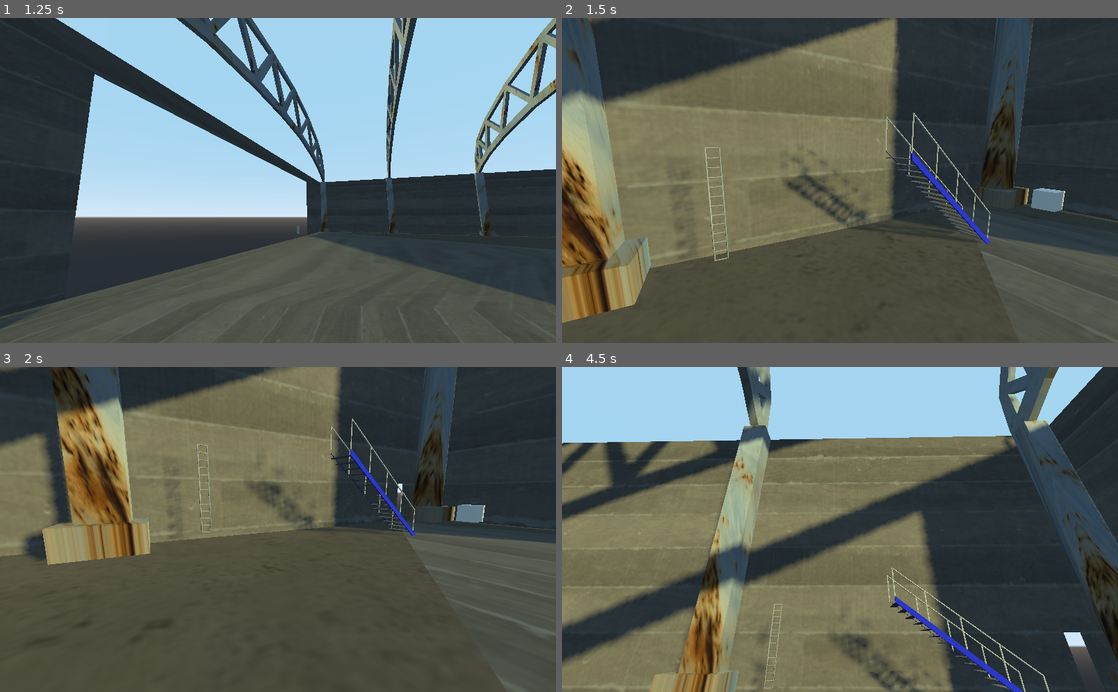
Above: before the commit, frames 1-4 (two rows, left to right).
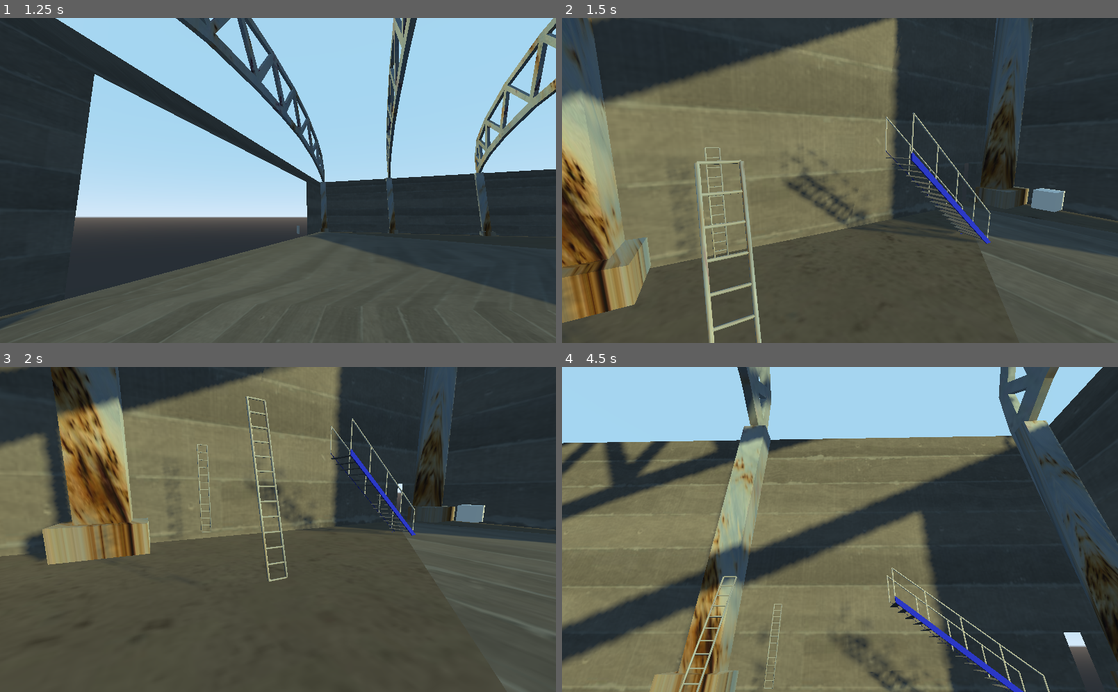
Above: after the commit, the same moments.

Repository: 00steve/Mesa
Game: Godot game, scene res://Mesa.tscn
Two runs of this game, one before a commit and one after it. Both use one fixed random seed, a clock stepped at 60 frames per second and the inputs below.
Inputs (mouse positions are in pixels of both pictures, inside the frame that each line leads up to):
- Up to frame 1 (1.25 s): tap Enter at 0.5 s; move the mouse to (400, 164) at 0.52 s; hold D (move_right) from 0.53 s (still down); tap Space (move_jump) at 0.77 s
- Up to frame 2 (1.5 s): move the mouse to (728, 196) at 1.27 s; release D (move_right) at 1.28 s; hold S (move_backward) from 1.28 s (still down)
- Up to frame 3 (2 s): keep holding S (move_backward); tap Space (move_jump) at 1.52 s
- Up to frame 4 (4.5 s): move the mouse to (895, 458) at 2.02 s; release S (move_backward) at 2.03 s; hold D (move_right) 2.03-2.78 s; move the mouse to (812, 594) at 2.77 s; hold W (move_forward) 2.78-3.53 s; tap Space (move_jump) at 3.02, 3.77 s; move the mouse to (1006, 578) at 3.52 s; hold A (move_left) from 3.53 s (still down); move the mouse to (673, 480) at 4.27 s

Frame 1 is identical in both runs. In frame 2, 1.5% of the frame differs, in the area x 0-36%, y 43-100%; in frame 3, 0.7%; in frame 4, 0.4%.

Commit message:
Added ladders as a subgroup of the subgroup that is the spatial areas of the game

Diff:
--- a/Ladders.gd
+++ b/Ladders.gd
@@ -6,7 +6,8 @@
 # var b = "text"
 
 
-
+#the ladders node is the container that should be used to hold any ladders.
+#it tells the ladeers which objects in the game to respond to.
 # Called when the node enters the scene tree for the first time.
 func _ready():
 	var playerBody = self.get_parent().get_node("Environment").get("playerBody");
@@ -14,14 +15,9 @@
 	var count = 0;
 	var area;
 	for node in self.get_parent().get_node("Ladders").get_children():
-		print("stuff");
 		area = node.get_node("LadderArea");
 		area.connect("start_climbing",playerBody,"startClimbing");
 		area.connect("end_climbing",playerBody,"endClimbing");
 
 # Called every frame. 'delta' is the elapsed time since the previous frame.
 #func _process(delta):
-#	pass
-
-func error(message):
-	print("ERROR-LADDER [" + message + "]")
--- a/Mesa.tscn
+++ b/Mesa.tscn
@@ -23,3 +23,6 @@
 
 [node name="Ladder" parent="Hangar1/Ladders" instance=ExtResource( 4 )]
 transform = Transform( 1, 0, 0, 0, 1, 0, 0, 0, 1, -36, 4, -37 )
+
+[node name="Ladder2" parent="Hangar1/Ladders" instance=ExtResource( 4 )]
+transform = Transform( 0.965926, -0.258819, 0, 0.258819, 0.965926, 0, 0, 0, 1, -31, 4, -37 )
